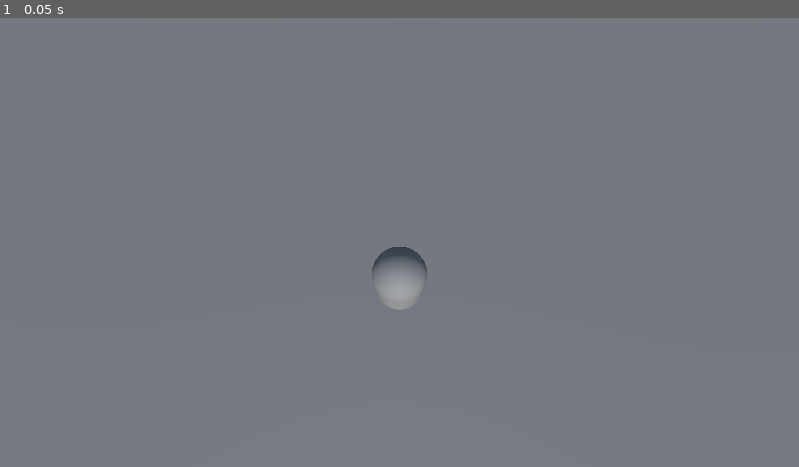
Above: before the commit, frame 1.
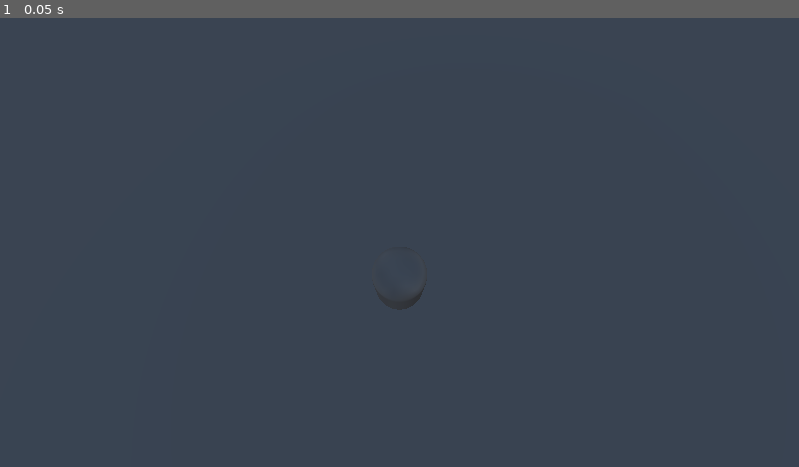
Above: after the commit, the same moment.

Repository: dima101130/Nuke-Floppa
Game: Godot game, scene res://world.tscn
Two runs of this game, one before a commit and one after it. Both use one fixed random seed, a clock stepped at 60 frames per second and the inputs below. The project has no main scene, so this scene is started directly.
Inputs:
- Up to frame 1 (0.05 s): no input

The runs differ from the first frame. In frame 1, 100% of the frame differs, in the area x 0-100%, y 0-100%.

Commit message:
Revert "Light"
This reverts commit 41f94f77371e85554e9ce79d4b32446abd14eb13.

Diff:
--- a/world.tscn
+++ b/world.tscn
@@ -32,6 +32,3 @@
 
 [node name="Player" parent="." instance=ExtResource("1_ybutk")]
 transform = Transform3D(1, 0, 0, 0, 1, 0, 0, 0, 1, 0, 6.28459, 1.04043)
-
-[node name="DirectionalLight3D" type="DirectionalLight3D" parent="."]
-transform = Transform3D(0.953071, 0.302708, -0.00487712, -0.267495, 0.849531, 0.454691, 0.141782, -0.432048, 0.890636, 0, 26.3693, 0)
